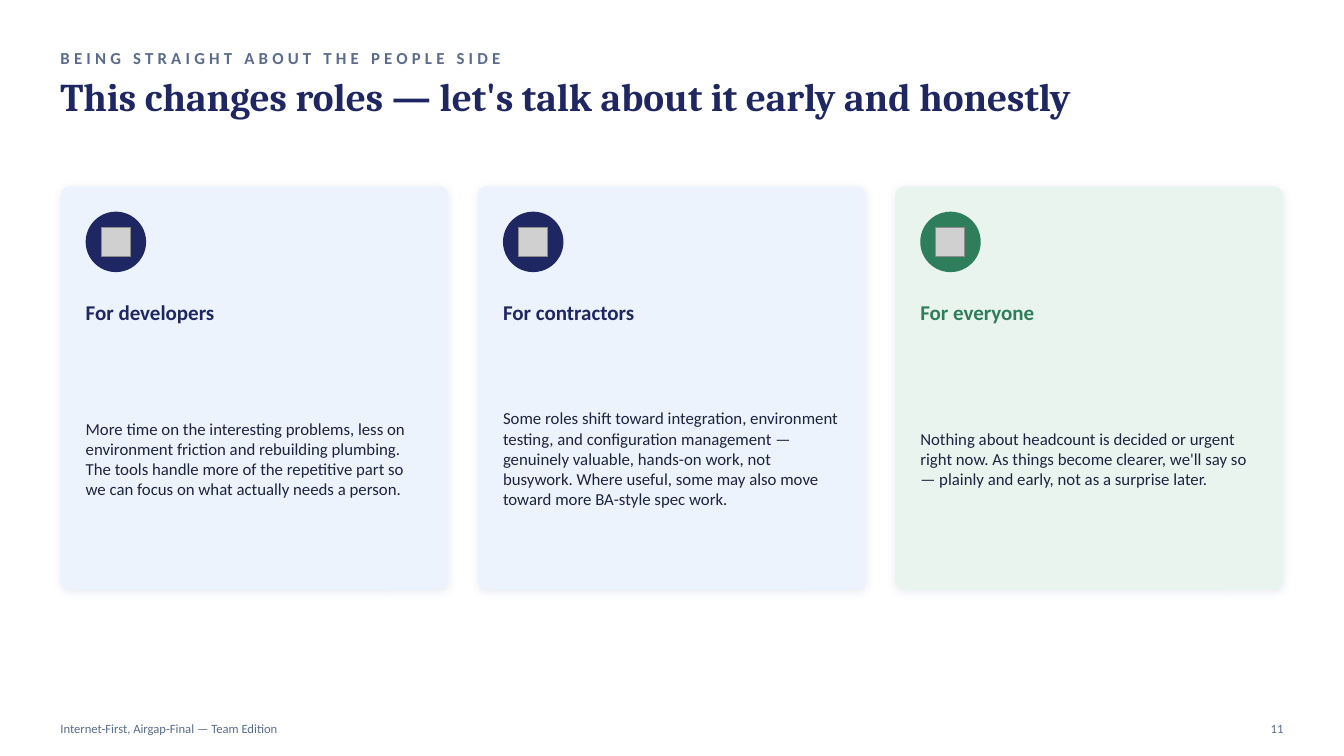
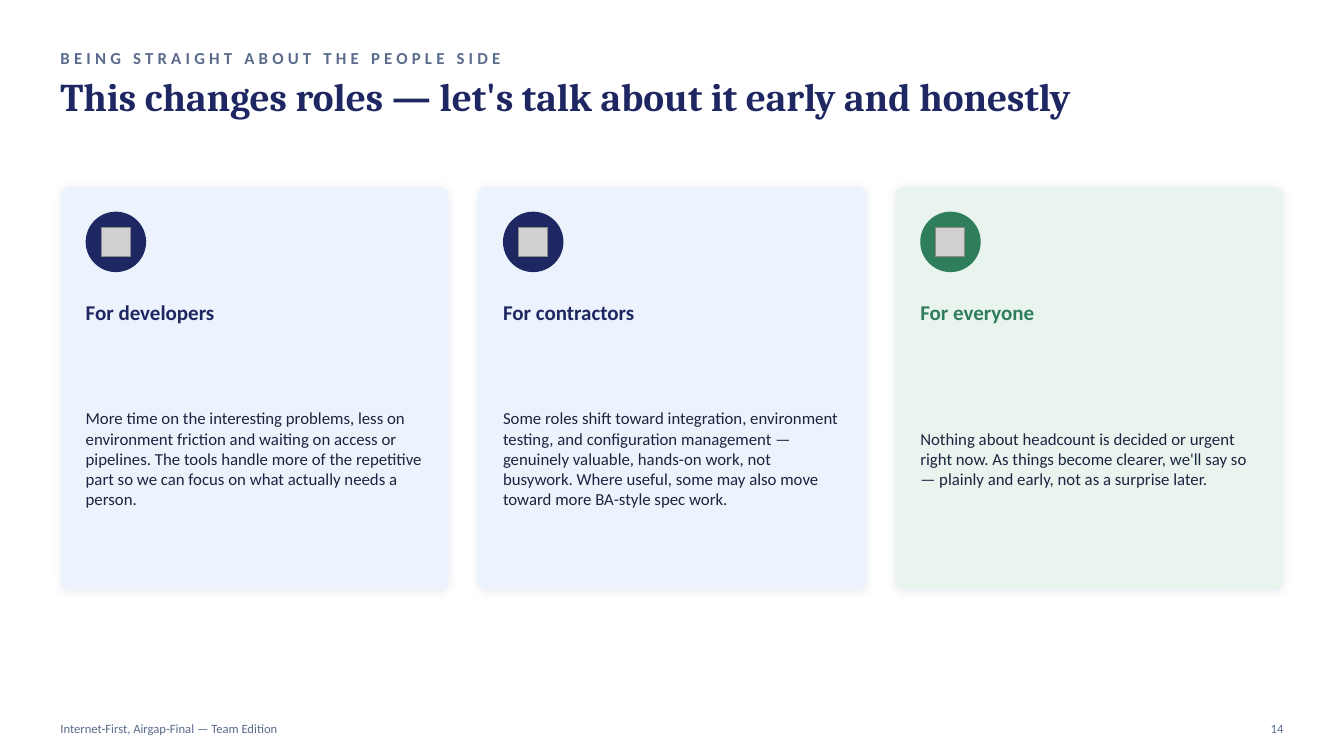
Before and after one commit to altiusx/code-desensitizer-for-airgap, a slide deck: slide 14 of docs/internet-first-team-edition.pptx (slide 11 before the commit). Drawn at 1344x756 pixels with LibreOffice and Linux fonts; fonts in the diff are those of the drawing; grey boxes stand for pictures. Boxes give left, top, right and bottom in pixels: in the first picture for what was removed or moved away, otherwise in the second. Text is boxed around its words. In the diff, an @@ line names an element or a change of style, - is before the commit and + after.

```diff
--- a/docs/internet-first-team-edition.pptx
+++ b/docs/internet-first-team-edition.pptx
@@ text at <box>86,412,421,508</box>: text changed @@
-More time on the interesting problems, less on environment friction and rebuilding plumbing. The tools handle more of the repetitive part so we can focus on what actually needs a person.
+More time on the interesting problems, less on environment friction and waiting on access or pipelines. The tools handle more of the repetitive part so we can focus on what actually needs a person.
@@ text at <box>1271,725,1284,733</box>: text changed @@
-11
+14
```
Also in this commit, not shown: 9 other slides changed, 3 slides added, 1 other file.
